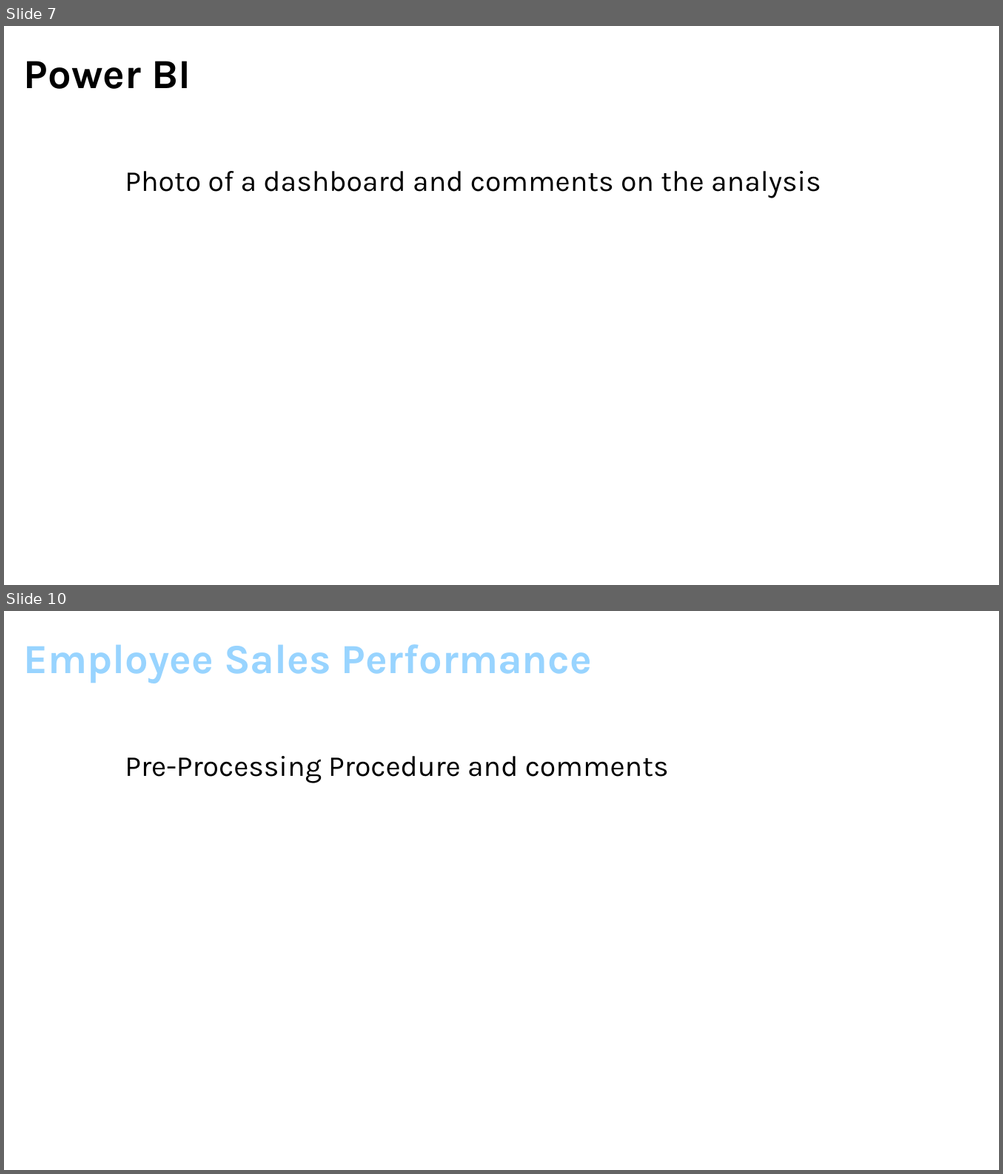
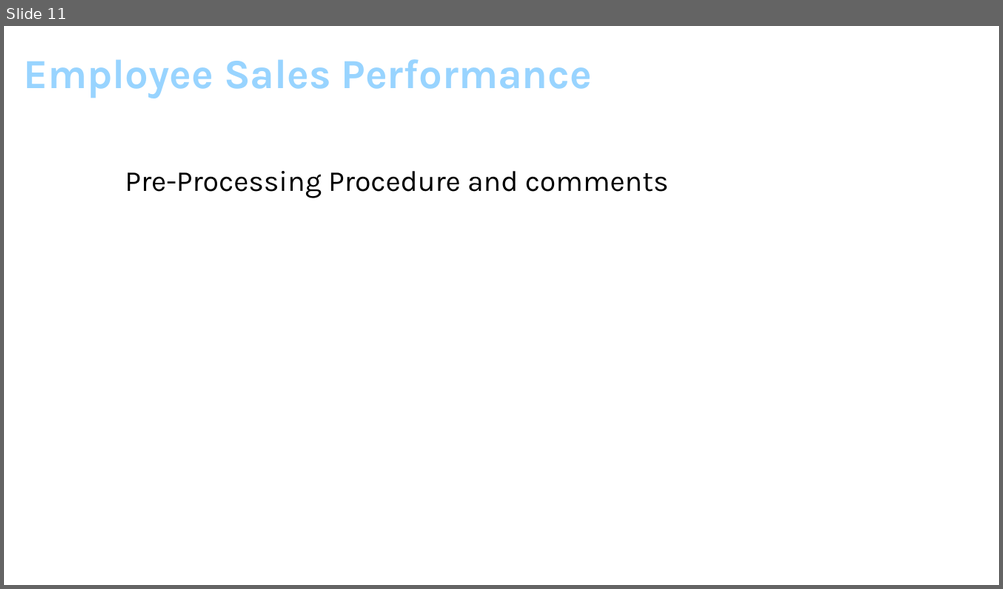
Before and after one commit to Konstant-gk/Chinook_Project, a slide deck: Chinook_Presentation/Project_Future_Chinook_Presentation.pptx. Shown one above the other, each under a label of ours: slides 7 and 10 before the commit, slide 11 after it; the slides between them are not shown. The pictures are 1003x1174 and 1003x589 pixels, drawn with LibreOffice and Linux fonts; fonts in the diff are those of the drawing. Boxes give left, top, right and bottom in pixels: in the first picture for what was removed or moved away, otherwise in the second. Text is boxed around its words. In the diff, an @@ line names an element or a change of style, - is before the commit and + after.

```diff
--- a/Chinook_Presentation/Project_Future_Chinook_Presentation.pptx
+++ b/Chinook_Presentation/Project_Future_Chinook_Presentation.pptx
@@ slide 7 removed at [4,26,999,585], background #FFFFFF @@
@@ title removed at [24,61,190,89] @@
-Power BI
@@ text removed at [125,171,821,198] @@
-Photo of a dashboard and comments on the analysis
@@ what was slide 10 is now slide 11 @@
```
Also in this commit, not shown: 5 slides changed, 5 slides added, 3 other slides removed.
